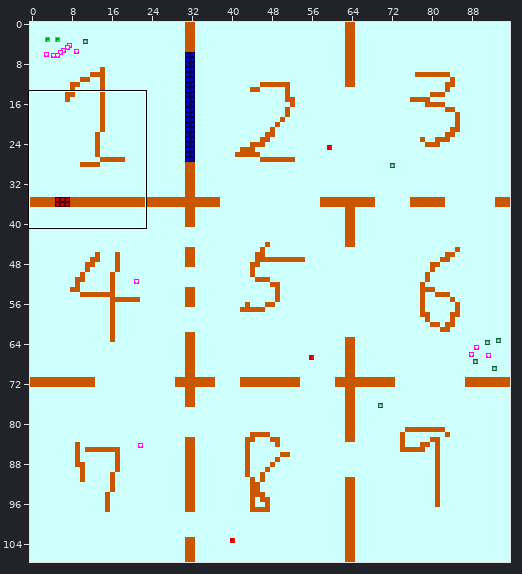
Two versions of a level (Tiled map, SirensMoon/resource/TestMap_01.tmx). The picture above shows the old version from afar; the outline marks the close-up.
Close-up. Old version:
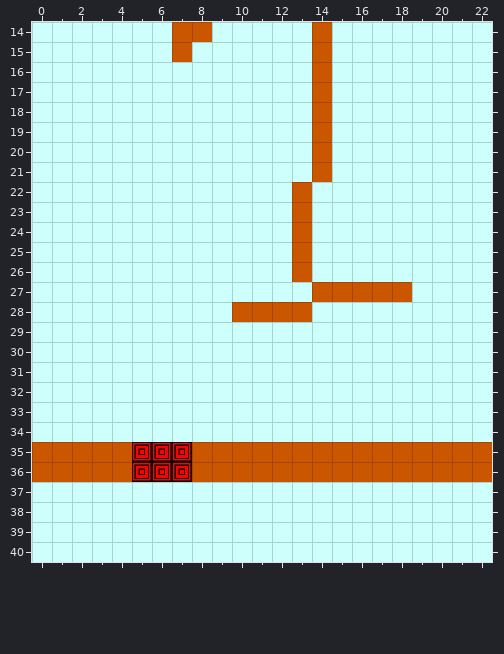
Cells are 30x30 px. Shown: x 0..22, y 14..40. The commit also changed other parts of the map, which this record leaves out.
The result:
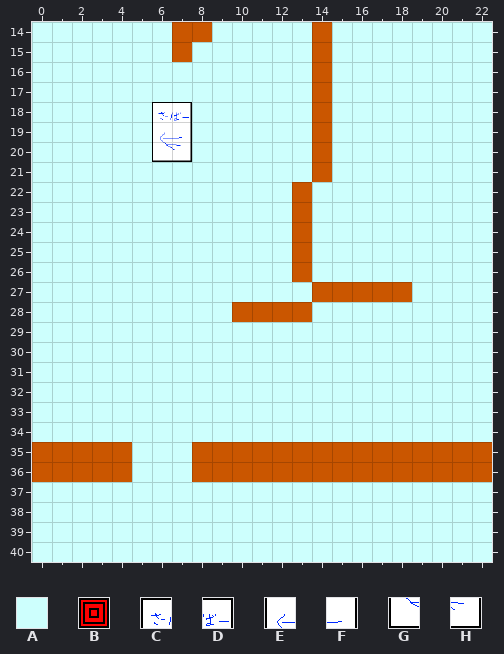
Key: from "tile_test": A 3, B 10, C 16 "Server", D 17 "Server", E 24 "Server", F 25 "Server", G 32 "Server", H 33 "Server".
_ is an empty cell, . an unchanged one.
Objects are placed by their top-left corner, in cells (3,4 is the top-left corner of cell 3,4); size is 1x1 cell unless given.
Edits made:
--- layer "tile_Layer1"
@@ x 5..7 @@
-35 BBB
-36 BBB
+35 AAA
+36 AAA
--- layer "Enemy"
+C "Server" at 6,18
+D "Server" at 7,18
+E "Server" at 6,19
+F "Server" at 7,19
+G "Server" at 6,20
+H "Server" at 7,20
Where, in picture pixels (left, top, right, bottom), the same in both close-ups:
added: (152, 102, 192, 162)
changed: (132, 442, 192, 482)
